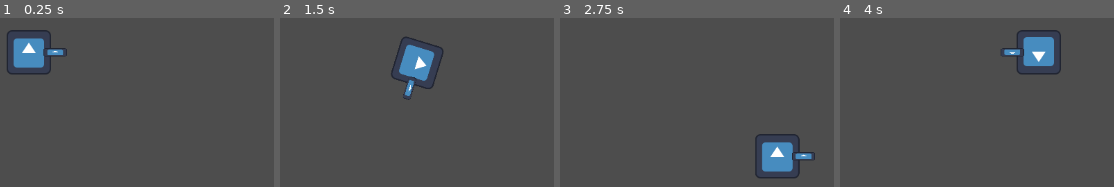
Above: before the commit, frames 1-4 (left to right).
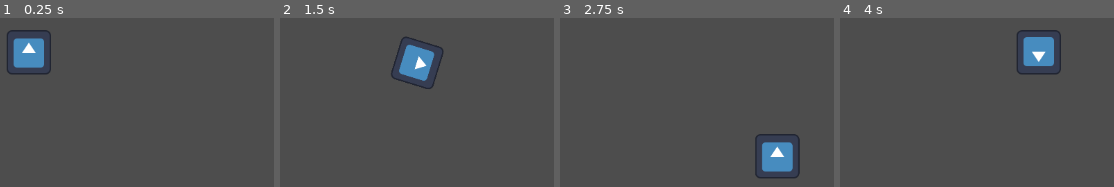
Above: after the commit, the same moments.

Repository: NanoMars/horde-survivor
Game: Godot game, scene res://World.tscn
Same seed, same stepped clock (60 frames per second), same inputs: the game is played once before the commit and once after it. The engine's default icon, where the game draws it, is replaced by a stand-in: a white triangle on a blue panel in a dark square.
Inputs:
- Up to frame 1 (0.25 s): no input
- Up to frame 2 (1.5 s): tap Enter at 0.5 s; hold D (move_right) 0.53-1.28 s; tap Down (aim_down) at 0.6 s; hold S (move_down) from 1.28 s (still down); tap Left (aim_left) at 1.35 s
- Up to frame 3 (2.75 s): release S (move_down) at 2.03 s; hold D (move_right) from 2.03 s (still down); tap Right (aim_right) at 2.1 s
- Up to frame 4 (4 s): release D (move_right) at 2.78 s; hold W (move_up) 2.78-3.53 s; tap Up (aim_up) at 2.85 s; hold A (move_left) from 3.53 s (still down); tap Down (aim_down) at 3.6 s

The runs differ from the first frame. In frame 1, 0.3% of the frame differs, in the area x 15-25%, y 17-23%; in frame 2, 0.2%; in frame 3, 0.3%, in the area x 84-94%, y 79-85%; in frame 4, 0.3%.

Commit message:
bullets shoot when you aim now based on the fire rate

Diff:
--- a/Player/Player.tscn
+++ b/Player/Player.tscn
@@ -1,24 +1,27 @@
-[gd_scene load_steps=5 format=3 uid="uid://tuv5208psnwu"]
+[gd_scene load_steps=6 format=3 uid="uid://tuv5208psnwu"]
 
 [ext_resource type="Script" uid="uid://d7t1oqb3jl34" path="res://Player/player.gd" id="1_q3lat"]
 [ext_resource type="Script" uid="uid://cmq7s1qssoxmf" path="res://Player/Weapon/Weapon.gd" id="2_ddoul"]
 [ext_resource type="Texture2D" uid="uid://2b38i8elgu6f" path="res://icon.svg" id="2_tok1r"]
+[ext_resource type="PackedScene" uid="uid://bgep04youkpjf" path="res://Player/Weapon/Bullet.tscn" id="4_ddoul"]
 
 [sub_resource type="CircleShape2D" id="CircleShape2D_kpjcp"]
 radius = 32.0624
 
-[node name="CharacterBody2D" type="CharacterBody2D"]
+[node name="CharacterBody2D" type="CharacterBody2D" node_paths=PackedStringArray("weapon")]
 script = ExtResource("1_q3lat")
+weapon = NodePath("Marker2D")
 
 [node name="CollisionShape2D" type="CollisionShape2D" parent="."]
 shape = SubResource("CircleShape2D_kpjcp")
-script = ExtResource("2_ddoul")
 
 [node name="Sprite2D" type="Sprite2D" parent="."]
 scale = Vector2(0.5, 0.5)
 texture = ExtResource("2_tok1r")
 
-[node name="Sprite2D2" type="Sprite2D" parent="."]
-position = Vector2(38, 0)
-scale = Vector2(0.26, 0.09)
-texture = ExtResource("2_tok1r")
+[node name="Marker2D" type="Marker2D" parent="."]
+position = Vector2(35.36, 0)
+rotation = -1.5708
+gizmo_extents = 19.4
+script = ExtResource("2_ddoul")
+bullet_scene = ExtResource("4_ddoul")
--- a/Player/Weapon/Bullet.tscn
+++ b/Player/Weapon/Bullet.tscn
@@ -1,12 +1,19 @@
-[gd_scene load_steps=3 format=3 uid="uid://bgep04youkpjf"]
+[gd_scene load_steps=4 format=3 uid="uid://bgep04youkpjf"]
 
 [ext_resource type="Script" uid="uid://2vcups1vjsnd" path="res://Player/Weapon/Bullet.gd" id="1_p5cu6"]
 
 [sub_resource type="CircleShape2D" id="CircleShape2D_swusr"]
 radius = 4.0
 
+[sub_resource type="ParticleProcessMaterial" id="ParticleProcessMaterial_p5cu6"]
+particle_flag_disable_z = true
+gravity = Vector3(0, 0, 0)
+
 [node name="Area2D" type="Area2D"]
 script = ExtResource("1_p5cu6")
 
 [node name="CollisionShape2D" type="CollisionShape2D" parent="."]
 shape = SubResource("CircleShape2D_swusr")
+
+[node name="GPUParticles2D" type="GPUParticles2D" parent="."]
+process_material = SubResource("ParticleProcessMaterial_p5cu6")
--- a/Player/Weapon/Weapon.gd
+++ b/Player/Weapon/Weapon.gd
@@ -1,19 +1,50 @@
 # Weapon.gd
 
 extends Node2D
+class_name PlayerWeapon
 @export var base_fire_rate := 1.0
 @export var base_damage := 10.0
 @export var bullet_scene: PackedScene
 var upgrades: Dictionary = {}      # {"multi_shot": current_level, …}
 
 # Derived stats
-var fire_rate := base_fire_rate
+var fire_rate: float:
+	set(value):
+		if value > 0:
+			_fire_rate = value
+	get:
+		return _fire_rate
+
+var _fire_rate: float = base_fire_rate
+
 var damage := base_damage
 var projectiles_per_shot := 1
 var bullet_effect_defs := {}       # {"freeze": {duration = …}, …}
 
+var firing: bool:
+	set(value):
+		if value and not _firing:
+			_firing = true
+			if fire_rate_timer.is_stopped():
+				fire_rate_timer.start()
+		elif not value and _firing:
+			_firing = false
+			if not fire_rate_timer.is_stopped():
+				fire_rate_timer.stop()
+
+var fire_rate_timer: Timer
+
+var _firing: bool = false
+
 func _ready():
 	recalc_stats()
+	fire_rate_timer = Timer.new()
+	fire_rate_timer.wait_time = fire_rate
+	fire_rate_timer.one_shot = false
+	fire_rate_timer.autostart = false
+	add_child(fire_rate_timer)
+	fire_rate_timer.timeout.connect(shoot)
+
 
 func add_upgrade(up: UpgradeResource):
 	var level = upgrades.get(up.id, 0)
@@ -31,6 +62,7 @@
 	pass
 
 func shoot():
+	print("Shooting!")
 	for i in range(projectiles_per_shot):
 		var bullet = bullet_scene.instantiate()
 		bullet.damage = damage
--- a/Player/player.gd
+++ b/Player/player.gd
@@ -1,5 +1,7 @@
 # player.gd
 extends CharacterBody2D
+
+@export var weapon: PlayerWeapon
 
 @export var movement_speed := 200.0
 @export var acceleration := 1000.0
@@ -9,6 +11,7 @@
 @export var look_dampening: float = 1
 @export var look_speed: float = 10
 var goal_look: float = 0
+
 
 func _physics_process(delta):
 	# grab input from actions instead of raw axes
@@ -36,8 +39,13 @@
 	)
 	if aim_input != Vector2.ZERO:
 		goal_look = aim_input.angle()
+		weapon.firing = true
 	elif move_input != Vector2.ZERO:
 		goal_look = move_input.angle()
+		weapon.firing = false
+	else:
+		weapon.firing = false
+
 
 	var angle_diff = wrapf(goal_look - rotation, -PI, PI)
 	look_velocity += angle_diff * delta * look_speed
